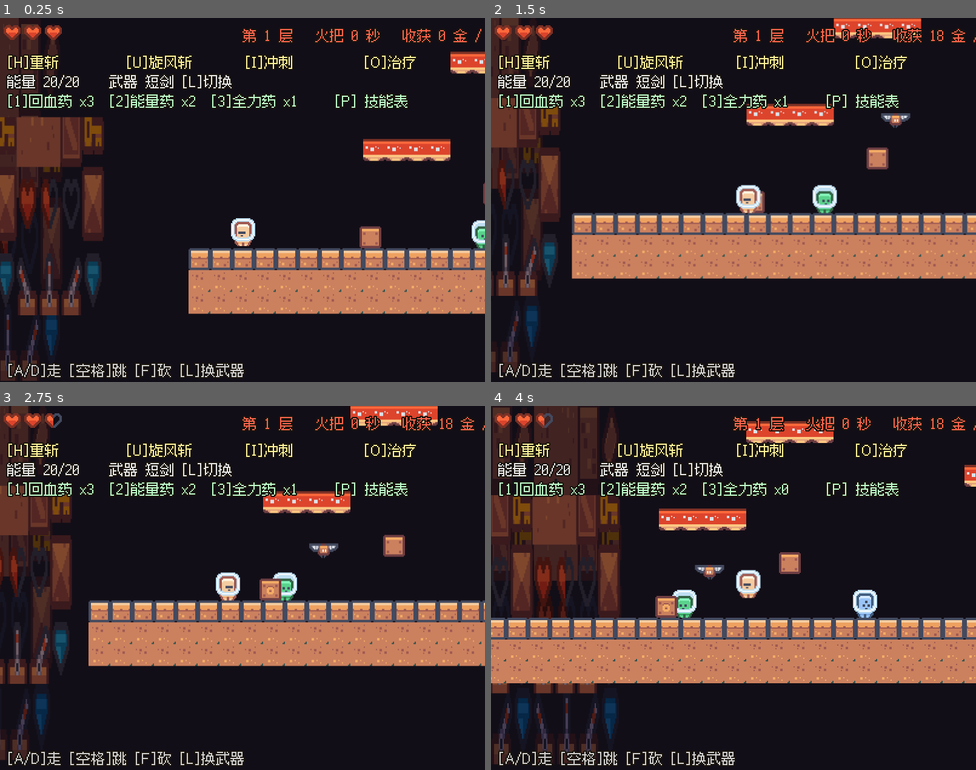
Above: before the commit, frames 1-4 (two rows, left to right).
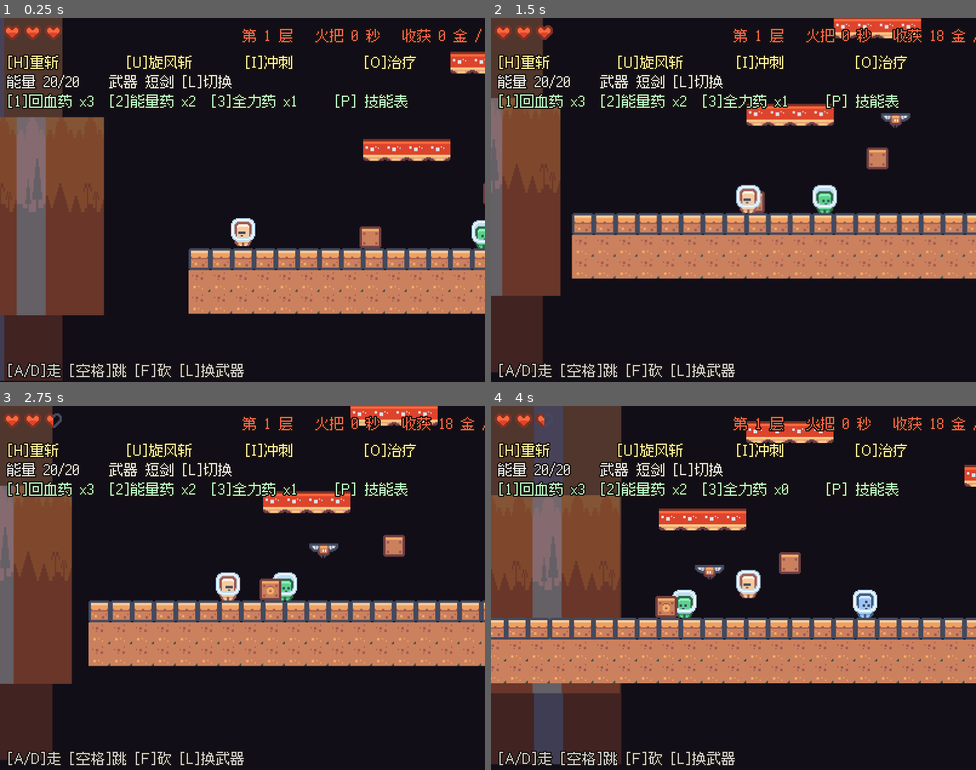
Above: after the commit, the same moments.

Repository: 01821/farm-fight-game
Game: Godot game, scene res://Scenes/Mine/mine_level.tscn
The game is run twice, just before and just after one commit, with the same random seed, the same clock (stepped at 60 frames per second) and the same inputs. This scene is started directly instead of the project's main scene. Sound files missing from this copy of the repository are replaced by a short silence.
Inputs (mouse positions are in pixels of both pictures, inside the frame that each line leads up to):
- Up to frame 1 (0.25 s): no input
- Up to frame 2 (1.5 s): move the mouse to (840, 181) at 0.52 s; hold Q (cycle_item) 0.53-1.28 s; hold D (right) from 0.53 s (still down); click (840, 181) at 0.67 s; tap Space (jump) at 0.77 s; move the mouse to (636, 218) at 1.27 s; tap 1 (item_1) at 1.35 s
- Up to frame 3 (2.75 s): tap Space (jump) at 1.52 s; move the mouse to (291, 507) at 2.02 s; release D (right) at 2.03 s; hold A (left) from 2.03 s (still down); tap 2 (item_2) at 2.1 s
- Up to frame 4 (4 s): move the mouse to (709, 660) at 2.77 s; release A (left) at 2.78 s; hold D (right) from 2.78 s (still down); tap 3 (item_3) at 2.85 s; click (709, 660) at 2.92 s; tap Space (jump) at 3.02, 3.77 s; move the mouse to (879, 642) at 3.52 s; hold 4 (seed_4) from 3.53 s (still down)

The runs differ from the first frame. In frame 1, 13% of the frame differs, in the area x 0-22%, y 0-100%; in frame 2, 8.8%; in frame 3, 9.1%; in frame 4, 15%, in the area x 0-27%, y 0-99%.

Commit message:
fix(mine): 视差背景用错图集 —— 从地形图抠一块拉伸成一墙巨型碎片
用新加的截图工具（Tools/screenshot_tour）真的把画面临摹下来之后，一眼就看见了：
矿洞左边是一墙扭曲的巨型镐子/木板。

根因：Parallax 的 Far / Near 两层用的是 3_tiles（**地形图集** tilemap_packed.png），
而不是 tilemap-backgrounds_packed.png。于是它从地形图里抠了 72x72 一块，
再叠上 4.2 倍垂直拉伸，就成了那堵墙。

headless 测试永远抓不到这个：那条断言只验了"两层 motion_scale 不同、
屏幕上滑动距离不同"，从来没人验过**那张贴图是什么**。

顺带新增 Tools/screenshot_tour.gd / .tscn：
把游戏摆到 7 个关键位置（标题 / 农场 / 农场统计 / 矿洞 1 层 / 1 层关底 /
3 层 / 3 层关底）分别截一张 PNG。
必须**非 headless** 跑 —— headless 后端没有渲染器，截出来是空白图。

修完之后重新截图确认：左侧能看到暗色的远山剪影了，读作岩层。

同时用眼睛看出另外两个问题（本轮未修，留给下一轮）：
  1) BossLabel 压在 PotionLabel 上 ——「采掘机械 24/24」和药瓶那行叠在一起
  2) 视差背景只铺满左边约一格宽（72px），右边全是黑的 —— motion_mirroring 没起平铺作用

test_mine 51 项断言照常通过。

Diff:
--- a/Scenes/Mine/mine_level.tscn
+++ b/Scenes/Mine/mine_level.tscn
@@ -3,6 +3,11 @@
 [ext_resource type="Script" path="res://Scripts/Mine/mine_level.gd" id="1_lvl"]
 [ext_resource type="PackedScene" path="res://Scenes/Mine/mine_player.tscn" id="2_player"]
 [ext_resource type="Texture2D" path="res://Assets/kenney_pixel-platformer/tilemap_packed.png" id="3_tiles"]
+; ⚠️ 视差背景要用**背景图集**，不是地形图集！
+;    之前这里错用了 3_tiles（地形图），于是从地形图里抠一块 72×72 再垂直拉伸 4.2 倍，
+;    画面左边变成一墙巨型扭曲的镐子/木板。**headless 测试永远看不出这个** ——
+;    那条断言只验了"两层速度不同"，没人验过贴图是什么。
+[ext_resource type="Texture2D" path="res://Assets/kenney_pixel-platformer/tilemap-backgrounds_packed.png" id="14_bg"]
 [ext_resource type="PackedScene" path="res://Scenes/Mine/mine_enemy.tscn" id="4_enemy"]
 [ext_resource type="PackedScene" path="res://Scenes/Mine/mine_hud.tscn" id="5_hud"]
 [ext_resource type="PackedScene" path="res://Scenes/Mine/mine_pickup.tscn" id="6_pickup"]
@@ -66,7 +71,7 @@
 modulate = Color(0.32, 0.27, 0.36, 1)
 position = Vector2(0, 150)
 scale = Vector2(1, 4.2)
-texture = ExtResource("3_tiles")
+texture = ExtResource("14_bg")
 region_enabled = true
 region_rect = Rect2(72, 0, 72, 72)
 
@@ -78,7 +83,7 @@
 modulate = Color(0.52, 0.42, 0.44, 1)
 position = Vector2(0, 168)
 scale = Vector2(1, 3.4)
-texture = ExtResource("3_tiles")
+texture = ExtResource("14_bg")
 region_enabled = true
 region_rect = Rect2(72, 24, 72, 48)
 
--- /dev/null
+++ b/Tools/screenshot_tour.gd
@@ -0,0 +1,101 @@
+extends Node
+
+## 截图巡检工具：把游戏摆到几个关键位置，各截一张 PNG 存下来。
+##
+## ⚠️ **必须用非 headless 方式跑**：headless 后端没有渲染器，
+##    `get_viewport().get_texture()` 拿到的是一张空白图。
+##    所以这个工具会真的开一个窗口（屏幕上会闪一下）。
+##
+## 用法：
+##   Godot_v4.7.2-stable_win64.exe --path . res://Tools/screenshot_tour.tscn
+
+const OUT_DIR: String = "user://shots"
+
+## 一张一张来，每张之间留够帧数让画面稳定（粒子、相机平滑都要时间）
+const SETTLE: int = 20
+
+var _level: Node2D
+var _shot: int = 0
+
+func _ready() -> void:
+	DirAccess.make_dir_recursive_absolute(OUT_DIR)
+	print("[截图] 输出目录 = ", ProjectSettings.globalize_path(OUT_DIR))
+	await _step(SETTLE)
+	await _shot_title()
+	await _shot_farm()
+	await _shot_mine(1)
+	await _shot_mine(3)
+	print("[截图] 完成，共 ", _shot, " 张")
+	get_tree().quit()
+
+func _step(frames: int) -> void:
+	for i in range(frames):
+		await get_tree().process_frame
+
+func _grab(name_: String) -> void:
+	# 必须等一帧真正画完，否则截到的是上一帧
+	await RenderingServer.frame_post_draw
+	var img := get_viewport().get_texture().get_image()
+	if img == null:
+		print("[截图] ", name_, " 拿不到画面")
+		return
+	_shot += 1
+	var path: String = "%s/%02d_%s.png" % [OUT_DIR, _shot, name_]
+	var err := img.save_png(path)
+	print("[截图] ", name_, " -> ", path, "（", err == OK, "）")
+
+func _shot_title() -> void:
+	var t := (load("res://Scenes/Title/title.tscn") as PackedScene).instantiate()
+	add_child(t)
+	await _step(SETTLE)
+	await _grab("title")
+	t.queue_free()
+	await _step(4)
+
+func _shot_farm() -> void:
+	_level = (load("res://Scenes/base_level.tscn") as PackedScene).instantiate()
+	add_child(_level)
+	var save := _level.get_node("SaveSystem") as SaveSystem
+	save.auto_load = false
+	save.auto_save_on_dawn = false
+	await _step(6)
+	var player := _level.get_node("level/Player") as Player
+	# 站到加工坊和农田之间，一屏里能看到：加工坊、农田、矿洞口、商店、HUD
+	player.global_position = Vector2(240, 150)
+	await _step(SETTLE)
+	await _grab("farm")
+
+	# 打开统计面板再拍一张，顺便看 HUD 浮层
+	var hud := _level.get_node_or_null("HUD")
+	if hud != null:
+		hud.stats_open = true
+		await _step(SETTLE)
+		await _grab("farm_stats")
+		hud.stats_open = false
+		await _step(4)
+	_level.queue_free()
+	await _step(6)
+
+func _shot_mine(depth: int) -> void:
+	MineRun.scene_switch_enabled = false
+	MineRun.active = false
+	MineRun.depth = depth
+	MineRun.boss_down = depth >= 3
+	MineRun.start_run()
+	MineRun.depth = depth
+	var m := (load("res://Scenes/Mine/mine_level.tscn") as PackedScene).instantiate()
+	add_child(m)
+	await _step(6)
+	m.build()
+	await _step(SETTLE)
+	await _grab("mine_d%d_start" % depth)
+
+	# 挪到关底那段，看 Boss、落石、尖刺球、下潜井口
+	var player := m.get_node("MinePlayer") as MinePlayer
+	player.global_position = Vector2(780, 170)
+	await _step(SETTLE)
+	await _grab("mine_d%d_boss" % depth)
+	m.queue_free()
+	MineRun.active = false
+	MineRun.depth = 1
+	await _step(6)
--- /dev/null
+++ b/Tools/screenshot_tour.tscn
@@ -0,0 +1,6 @@
+[gd_scene format=3]
+
+[ext_resource type="Script" path="res://Tools/screenshot_tour.gd" id="1_tour"]
+
+[node name="ScreenshotTour" type="Node"]
+script = ExtResource("1_tour")
Not shown, added: Tools/screenshot_tour.gd.uid
